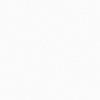
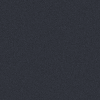
Revision of a layered w=100, h=100 image; what changed, layer by layer:
hid group "Weak Noise" (3 layers) over (x1=0, y1=0, x2=100, y2=100)
showed group "Strong Noise" (3 layers) over (x1=0, y1=0, x2=100, y2=100)
hid "White" over (x1=0, y1=0, x2=100, y2=100)
removed layer "Gray" over (x1=0, y1=0, x2=100, y2=100)
added layer "Dark Gray" above "Really Dark Gray" over (x1=0, y1=0, x2=100, y2=100)
